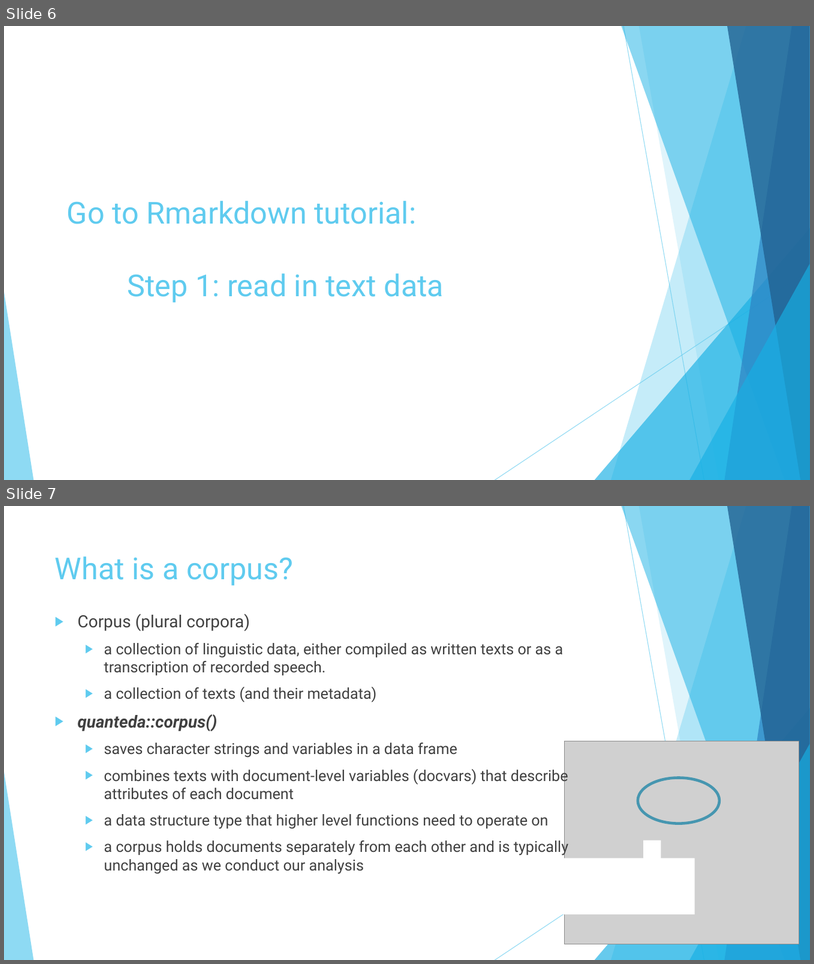
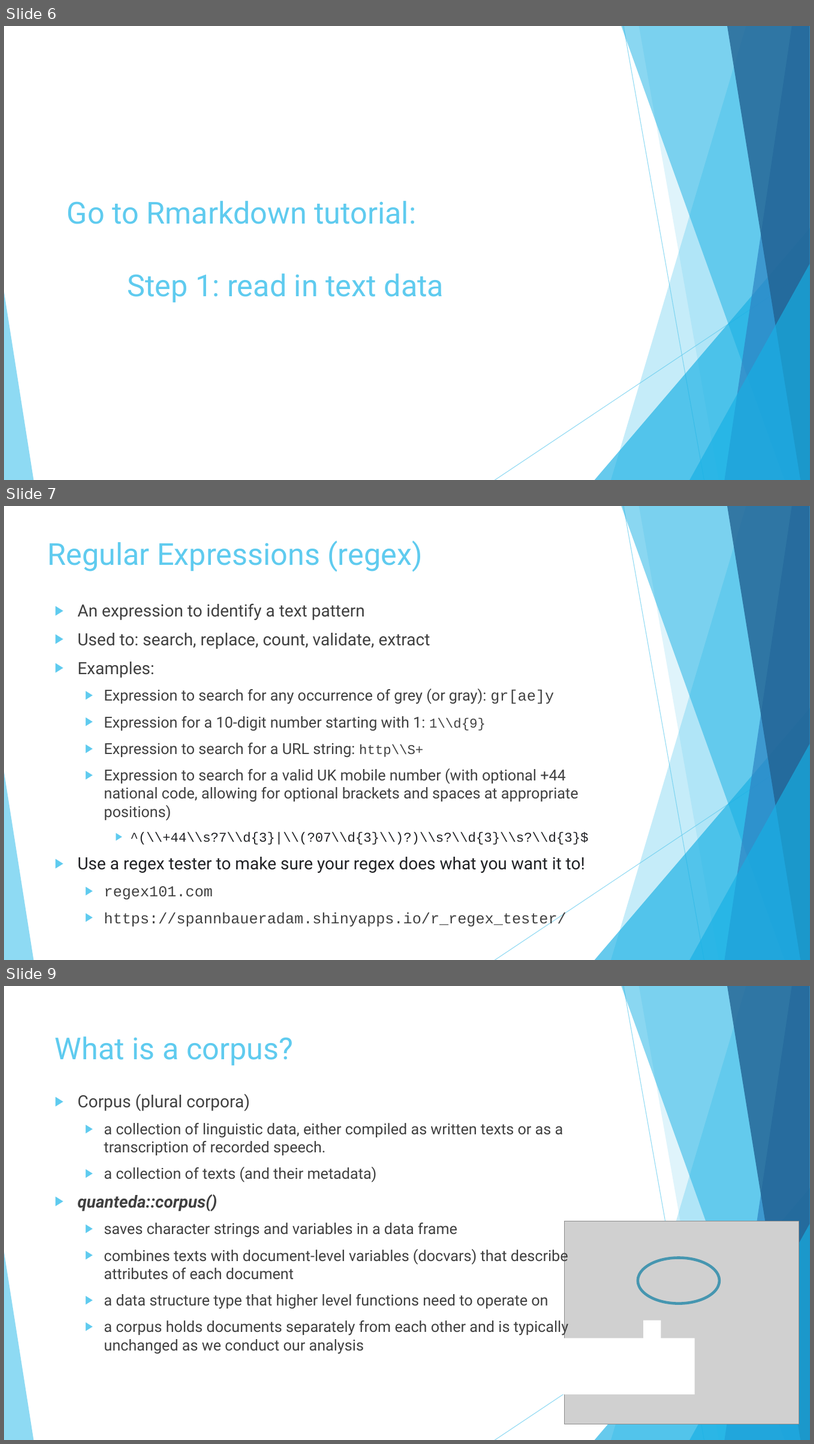
Before and after one commit to shellylac/TextMiningIntro_inR, a slide deck: Slides_Notes/TextTutorial_Slides.pptx. Shown one above the other, each under a label of ours: slides 6 and 7 before the commit, slides 6, 7 and 9 after it; the slides between them are not shown. The pictures are 814x964 and 814x1444 pixels, drawn with LibreOffice and Linux fonts; fonts in the diff are those of the drawing; grey boxes stand for pictures. Boxes give left, top, right and bottom in pixels: in the first picture for what was removed or moved away, otherwise in the second. Text is boxed around its words. In the diff, an @@ line names an element or a change of style, - is before the commit and + after.

Commit message:
added regex stuff and refs to slide

```diff
--- a/Slides_Notes/TextTutorial_Slides.pptx
+++ b/Slides_Notes/TextTutorial_Slides.pptx
@@ slide 7 added at (x1=4, y1=506, x2=810, y2=960), background #FFFFFF; not listed: 10 template elements that a slide beside it also shows @@
@@ title added at (x1=47, y1=541, x2=423, y2=571), 36 pt, text #5FCBEF @@
+Regular Expressions (regex)
@@ text added at (x1=78, y1=603, x2=589, y2=928), 18 pt, text #404040 @@
+▶ An expression to identify a text pattern
+▶ Used to: search, replace, count, validate, extract
+▶ Examples:
+  ▶ Expression to search for any occurrence of grey (or gray): gr[ae]y
+  ▶ Expression for a 10-digit number starting with 1: 1\\d{9}
+  ▶ Expression to search for a URL string: http\\S+
+  ▶ Expression to search for a valid UK mobile number (with optional +44 national code, allowing for optional brackets and spaces at appropriate positions)
+    ▶ ^(\\+44\\s?7\\d{3}|\\(?07\\d{3}\\)?)\\s?\\d{3}\\s?\\d{3}$
+▶ Use a regex tester to make sure your regex does what you want it to!
+  ▶ regex101.com
+  ▶ https://spannbaueradam.shinyapps.io/r_regex_tester/
@@ what was slide 7 is now slide 9 @@
```
Also in this commit, not shown: 2 slides changed, 2 other slides added.
